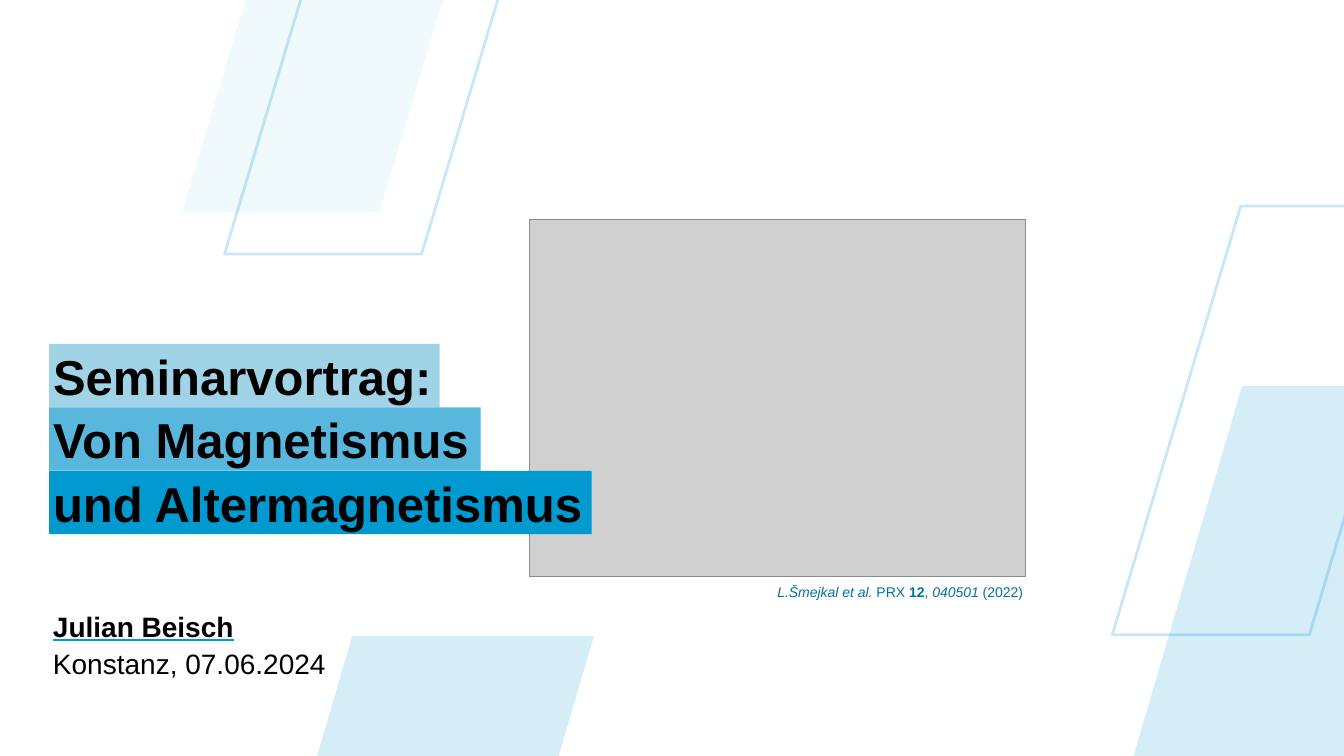
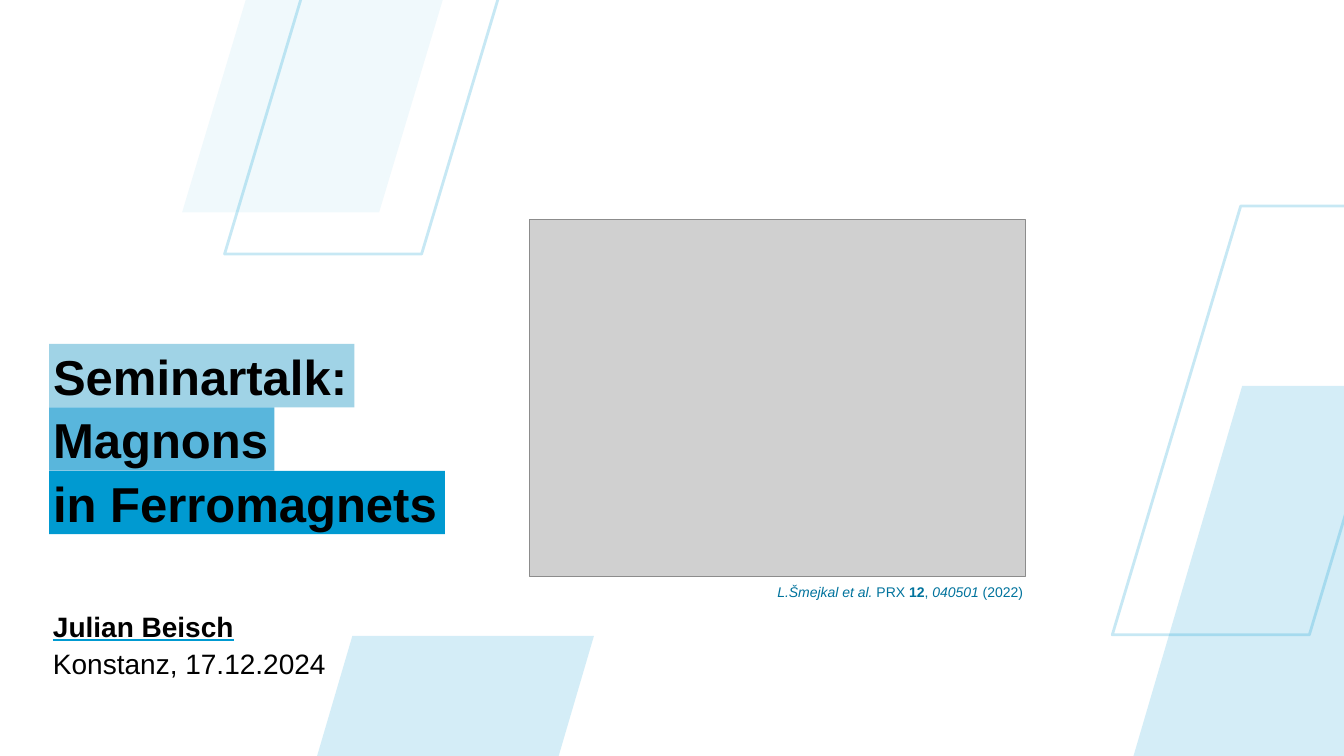
Before and after one commit to HolykingJulex/SeminarSaM, a slide deck: slide 1 of Vortrag.pptx. Drawn at 1344x756 pixels with LibreOffice and Linux fonts; fonts in the diff are those of the drawing; grey boxes stand for pictures; background and template pictures are left out. Boxes give left, top, right and bottom in pixels: in the first picture for what was removed or moved away, otherwise in the second. Text is boxed around its words. In the diff, an @@ line names an element or a change of style, - is before the commit and + after.

```diff
--- a/Vortrag.pptx
+++ b/Vortrag.pptx
@@ rectangle "Seminartalk:": place and size @@
-rectangle "Seminartalk:" at bbox=[49, 344, 440, 407]
+rectangle "Seminartalk:" at bbox=[49, 344, 355, 407]
@@ text in rectangle at bbox=[53, 359, 347, 396]: text changed @@
-Seminarvortrag:
+Seminartalk:
@@ rectangle "Magnons": place and size @@
-rectangle "Magnons" at bbox=[49, 407, 481, 471]
+rectangle "Magnons" at bbox=[49, 407, 274, 471]
@@ text in rectangle at bbox=[53, 424, 268, 468]: text changed @@
-Von Magnetismus
+Magnons
@@ rectangle "in Ferromagnets": place and size @@
-rectangle "in Ferromagnets" at bbox=[49, 471, 592, 534]
+rectangle "in Ferromagnets" at bbox=[49, 471, 446, 534]
@@ text in rectangle at bbox=[53, 486, 437, 532]: text changed @@
-und Altermagnetismus
+in Ferromagnets
@@ text at bbox=[53, 654, 325, 678]: text changed @@
-Konstanz, 07.06.2024
+Konstanz, 17.12.2024
```
Also in this commit, not shown: 46 other slides changed, 7 slides added, 8 slides removed.
